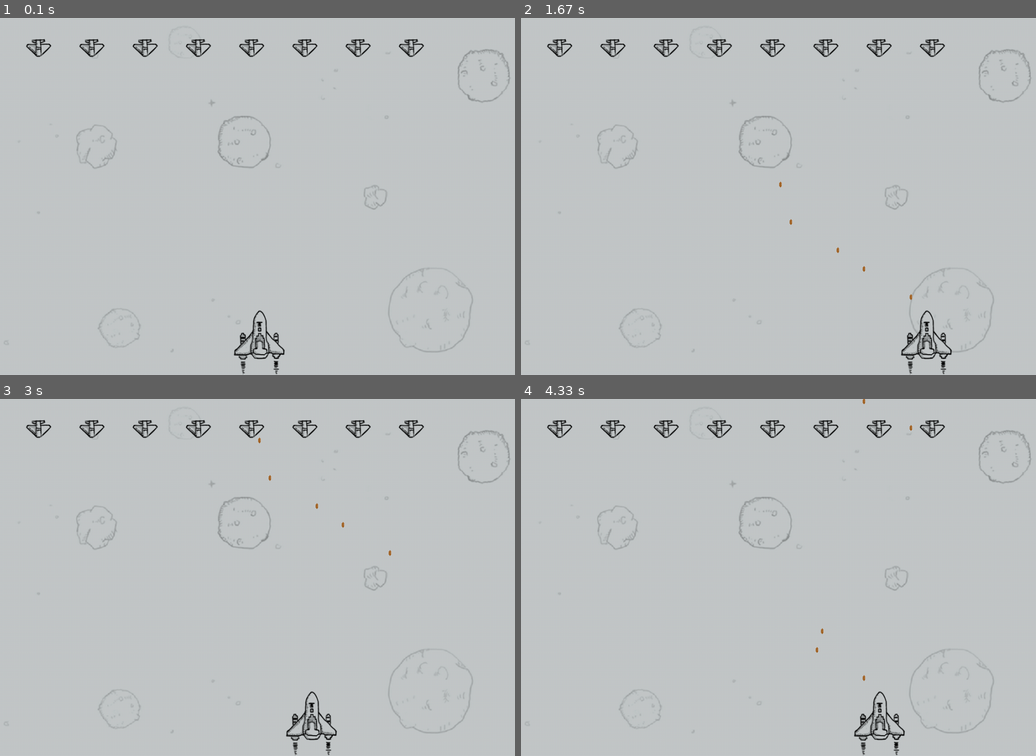
Above: before the commit, frames 1-4 (two rows, left to right).
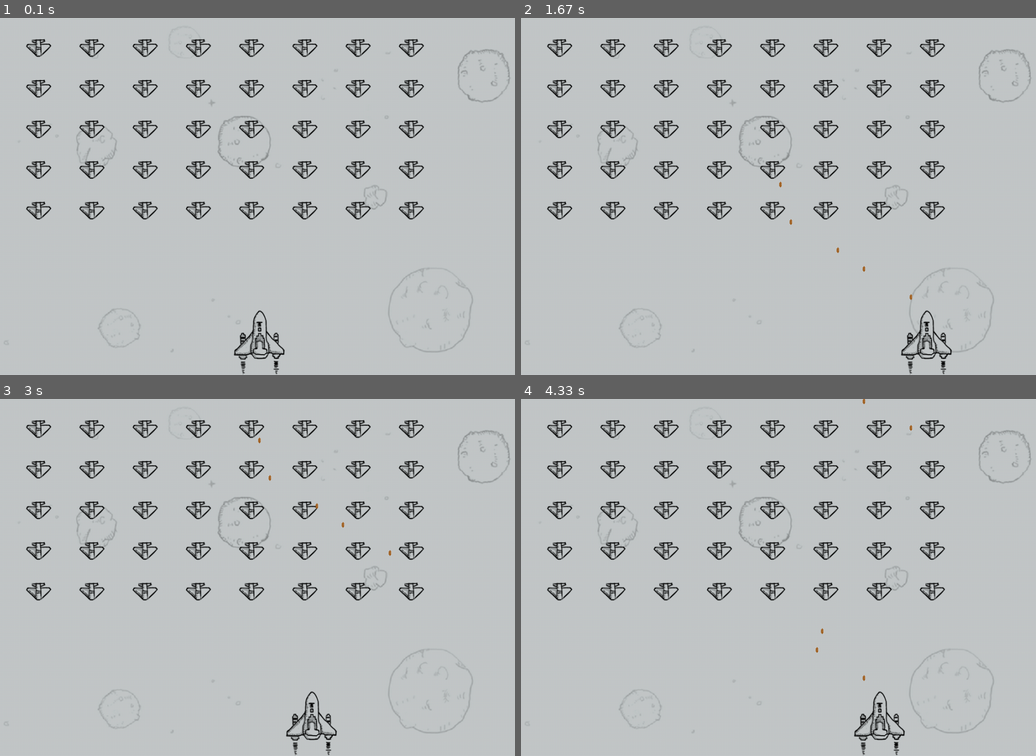
Above: after the commit, the same moments.

Repository: wtraceback/Pygame-Practice
Game: pygame game, started from Plane/main.py
The game is run twice, just before and just after one commit, with the same random seed, the same clock (stepped at 60 frames per second) and the same inputs.
Inputs:
- Up to frame 1 (0.1 s): no input
- Up to frame 2 (1.67 s): tap Space at 0.33, 0.73, 1.03, 1.23, 1.53 s; hold Right 0.67-1.13 s; hold Right 1.17-1.63 s
- Up to frame 3 (3 s): hold Left 1.67-2.2 s; tap Space at 1.73, 2.03, 2.3, 2.6, 2.73 s; hold Left 2.23-2.63 s; hold Right from 2.67 s (still down)
- Up to frame 4 (4.33 s): tap Space at 3.03, 3.4, 3.7, 3.9, 4.2 s; release Right at 3.3 s; hold Left 3.33-3.8 s; hold Right 3.83-4.3 s

The runs differ from the first frame. In frame 1, 3.7% of the frame differs, in the area x 5-83%, y 17-57%; in frame 2, 3.7%; in frame 3, 3.7%; in frame 4, 3.7%.

Commit message:
设置敌人战机可以排多少列 && 绘制出来

Diff:
--- a/Plane/bullet.py
+++ b/Plane/bullet.py
@@ -16,9 +16,12 @@
         self.rect.centerx = fighter.rect.centerx
         self.rect.centery = fighter.rect.top
 
+        # 子弹的飞行速度
+        self.speed_factor = self.sets.bullet_speed_factor
+
     def blit_img(self):
         """在指定位置绘制子弹"""
         self.screen.blit(self.img, self.rect)
 
     def update_coordinate(self):
-        self.rect.centery -= self.sets.bullet_speed_factor
+        self.rect.centery -= self.speed_factor
--- a/Plane/game_functions.py
+++ b/Plane/game_functions.py
@@ -74,19 +74,45 @@
         sets.bullet_list.append(new_bullet)
 
 
-def create_enemy_fleet(sets, screen):
+def create_enemy_fleet(sets, screen, fighter_tool):
     """创建敌人战机舰队"""
     # 创建一个敌人战机，并计算每一行可容纳的战机个数
     enemy_tool = Enemy(screen)
+    number_enemy_x = get_number_enemy_x(sets, enemy_tool)
+    number_enemy_rows = get_number_enemy_rows(sets, enemy_tool, fighter_tool)
+
+    # 创建第一行外星人
+    for enemy_row in range(number_enemy_rows):
+        for enemy_number in range(number_enemy_x):
+            create_enemy(sets, screen, enemy_number, enemy_row)
+
+
+def get_number_enemy_x(sets, enemy_tool):
+    # 计算每一行可容纳的战机个数
     available_space_x = sets.screen_width - 2 * enemy_tool.rect.width
     number_enemy_x = int(available_space_x / (2 * enemy_tool.rect.width))
 
-    # 创建第一行外星人
-    for enemy_number in range(number_enemy_x):
-        new_enemy = Enemy(screen)
-        x = new_enemy.rect.width + 2 * new_enemy.rect.width * enemy_number
-        new_enemy.rect.x = x
-        sets.enemy_list.append(new_enemy)
+    return number_enemy_x
+
+
+def get_number_enemy_rows(sets, enemy_tool, fighter_tool):
+    # 计算屏幕可容纳多少行敌人战机
+    available_space_y = sets.screen_height - 3 * enemy_tool.rect.height - fighter_tool.rect.height
+    number_enemy_rows = int(available_space_y / (2 * enemy_tool.rect.height))
+
+    return number_enemy_rows
+
+
+def create_enemy(sets, screen, enemy_number, enemy_row):
+    new_enemy = Enemy(screen)
+
+    # 设置响应的敌人战机的位置
+    x = new_enemy.rect.width + 2 * new_enemy.rect.width * enemy_number
+    new_enemy.rect.x = x
+    y = new_enemy.rect.height + 2 * new_enemy.rect.height * enemy_row
+    new_enemy.rect.y = y
+
+    sets.enemy_list.append(new_enemy)
 
 
 def blit_enemy_fleet(sets):
--- a/Plane/main.py
+++ b/Plane/main.py
@@ -17,7 +17,7 @@
     fighter = Ship(sets, screen)
 
     # 创建敌人战机舰队
-    gf.create_enemy_fleet(sets, screen)
+    gf.create_enemy_fleet(sets, screen, fighter)
 
     # 开始游戏的主循环
     while True:
--- a/Plane/ship.py
+++ b/Plane/ship.py
@@ -15,6 +15,7 @@
         self.rect.centerx = self.screen_rect.centerx
         self.rect.bottom = self.screen_rect.bottom
 
+        self.speed_factor = self.sets.fighter_speed_factor
         self.moving_left = False
         self.moving_right = False
 
@@ -23,7 +24,7 @@
 
     def update_coordinate(self):
         if self.moving_left and self.rect.left > 0:
-            self.rect.centerx -= self.sets.fighter_speed_factor
+            self.rect.centerx -= self.speed_factor
 
         if self.moving_right and self.rect.right < self.screen_rect.right:
-            self.rect.centerx += self.sets.fighter_speed_factor
+            self.rect.centerx += self.speed_factor
